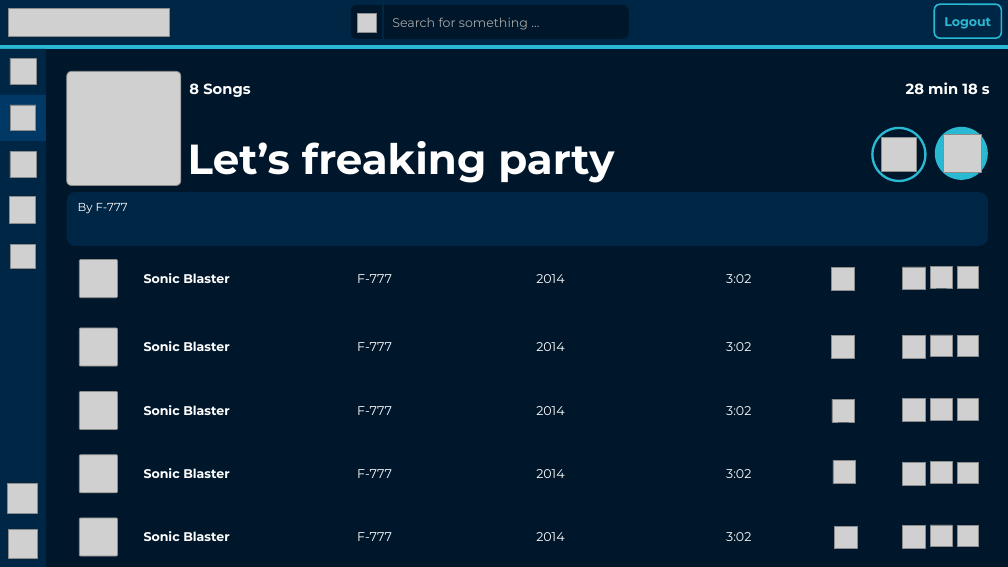
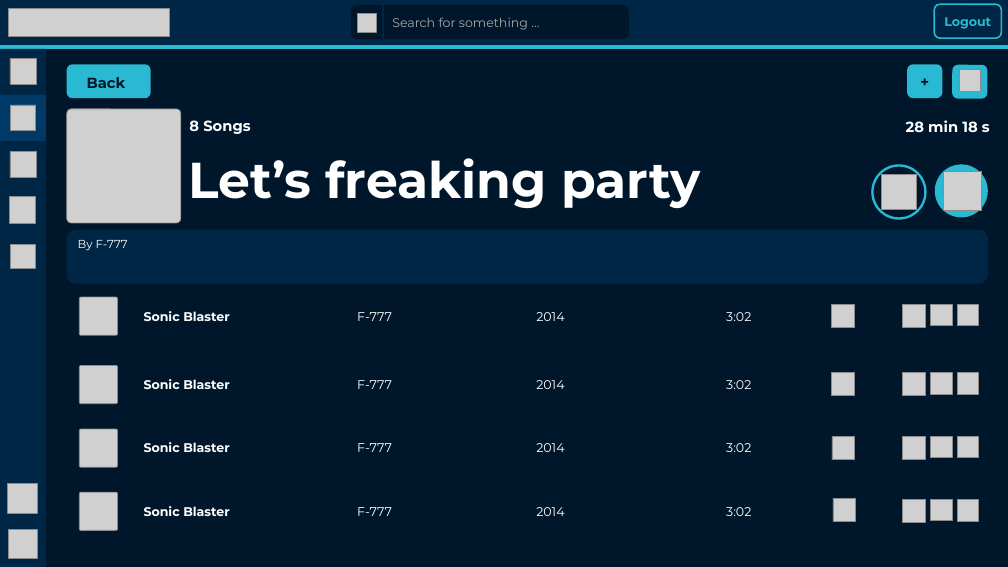
Before and after one commit to julianamschwand/SonicWave, a slide deck: slide 11 of mockups/SonicWaveMockup.pptx. Drawn at 1008x567 pixels with LibreOffice and Linux fonts; fonts in the diff are those of the drawing; grey boxes stand for pictures. Boxes give left, top, right and bottom in pixels: in the first picture for what was removed or moved away, otherwise in the second. Text is boxed around its words. In the diff, an @@ line names an element or a change of style, - is before the commit and + after.

Commit message:
Added a song player for single songs

```diff
--- a/mockups/SonicWaveMockup.pptx
+++ b/mockups/SonicWaveMockup.pptx
@@ rounded rectangle added at (67,64,150,98), fill #2AB9D2, 14 pt, text #00172B, bold @@
+Back
@@ rounded rectangle added at (907,64,942,98), fill #2AB9D2, 14 pt, text #00172B, bold @@
++
@@ rounded rectangle added at (953,65,988,99), fill #2AB9D2 @@
@@ picture: place and size @@
-picture at (931,525,952,546)
+picture at (960,70,981,91)
@@ text "Let’s freaking party": place and size @@
-text "Let’s freaking party" at (188,141,614,183)
+text "Let’s freaking party" at (188,158,700,208)
@@ text "Let’s freaking party" at (188,158,700,208): size 40 to 48 pt @@
@@ 14 texts, 12 pictures, 1 rounded rectangle, 1 ellipse: place and size @@
-14 texts, 12 pictures, 1 rounded rectangle, 1 ellipse at (67,71,990,492)
+14 texts, 12 pictures, 1 rounded rectangle, 1 ellipse at (67,109,990,530)
@@ 11 pictures, 5 texts, 1 ellipse: place and size @@
-11 pictures, 5 texts, 1 ellipse at (79,83,988,483)
+11 pictures, 5 texts, 1 ellipse at (79,120,988,521)
@@ picture removed at (79,518,117,556) @@
@@ text removed at (144,531,229,541) @@
-Sonic Blaster
@@ text removed at (357,532,392,541) @@
-F-777
@@ text removed at (536,532,564,541) @@
-2014
@@ text removed at (726,532,751,541) @@
-3:02
@@ picture removed at (834,526,857,549) @@
@@ picture removed at (903,526,926,548) @@
@@ picture removed at (957,526,979,547) @@
```
Also in this commit, not shown: 10 other files.
